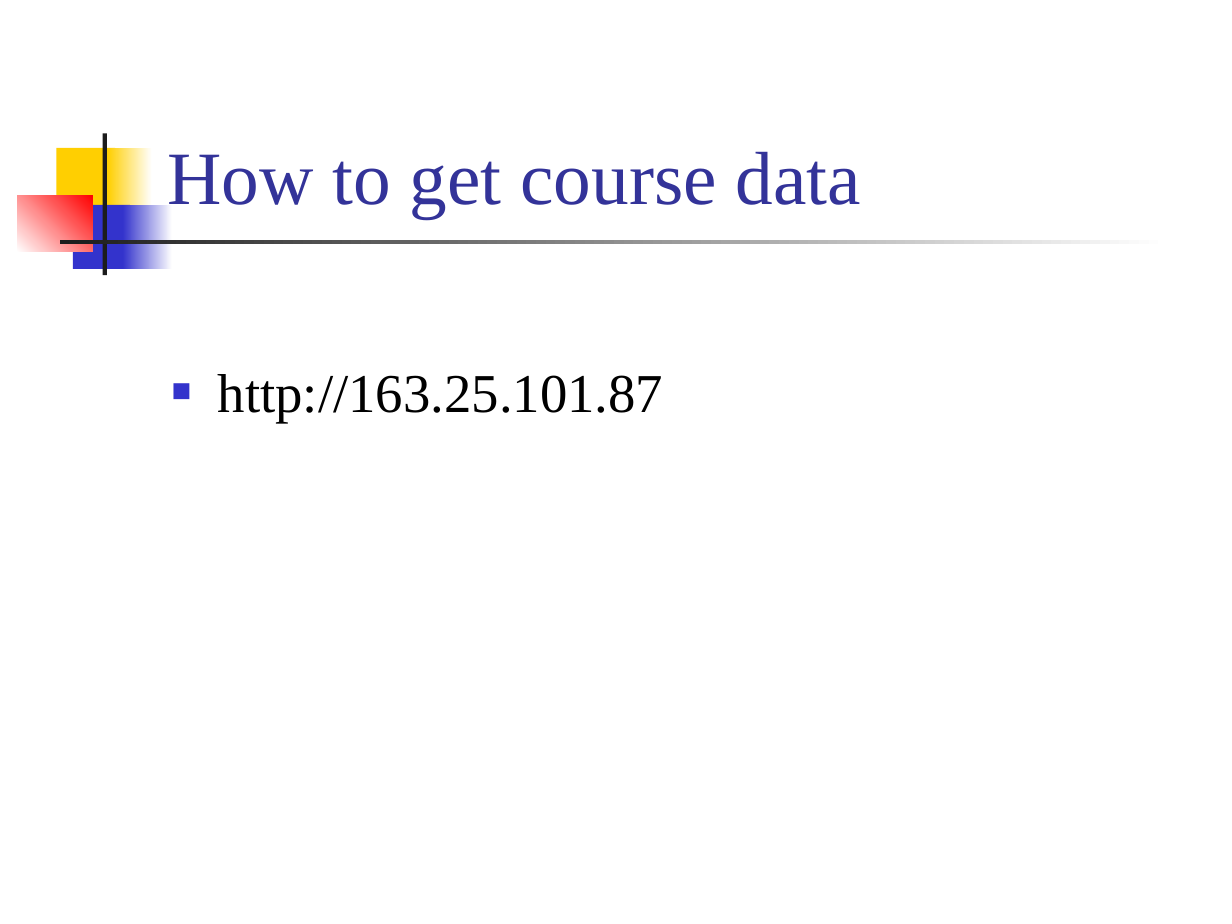
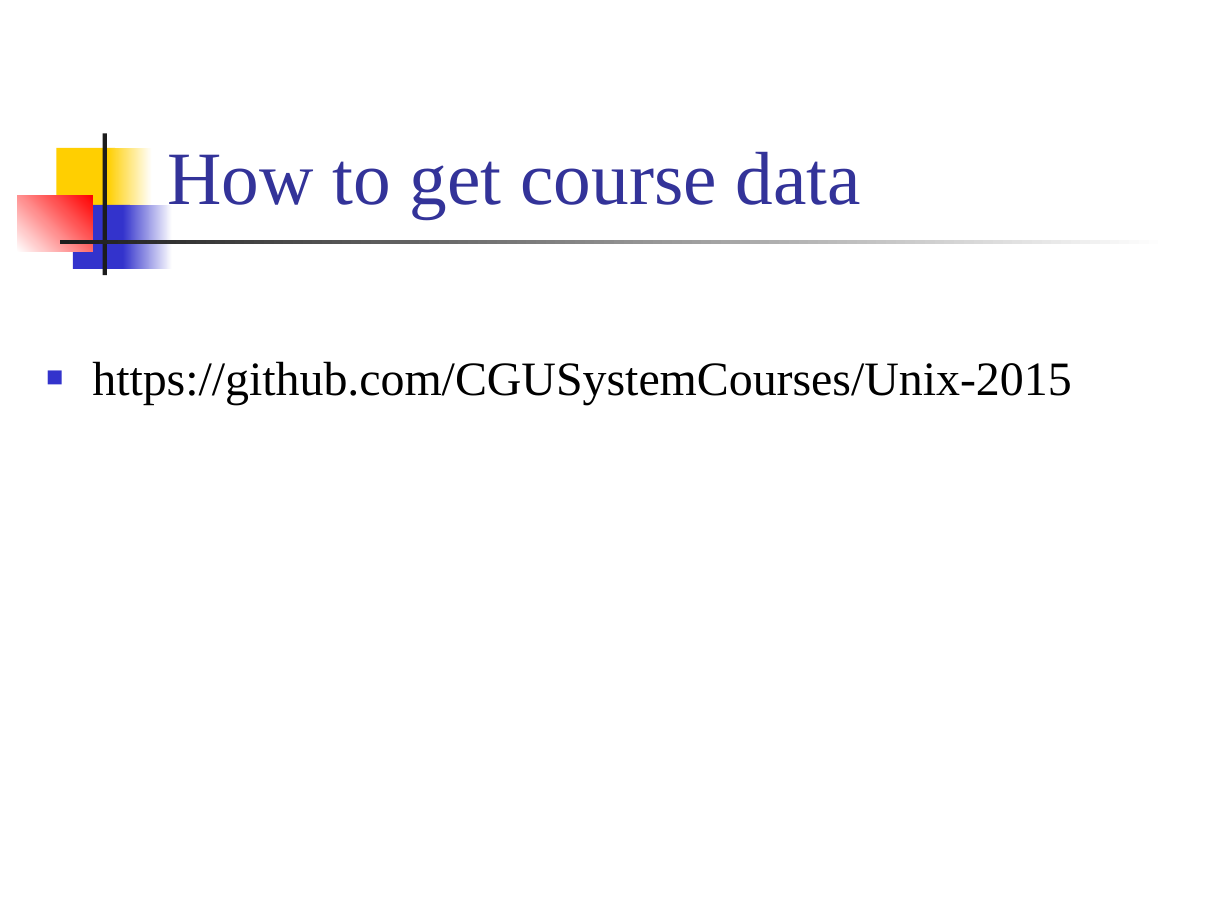
Before and after one commit to CGUSystemCourses/Unix-2015, a slide deck: slide 2 of Lectures/lec00-course_intro/lec00-unix_course_intro.ppt. Drawn at 1232x924 pixels with LibreOffice and Linux fonts; fonts in the diff are those of the drawing. Boxes give left, top, right and bottom in pixels: in the first picture for what was removed or moved away, otherwise in the second. Text is boxed around its words. In the diff, an @@ line names an element or a change of style, - is before the commit and + after.

Commit message:
create PDF slides for lec00-03

```diff
--- a/Lectures/lec00-course_intro/lec00-unix_course_intro.ppt
+++ b/Lectures/lec00-course_intro/lec00-unix_course_intro.ppt
@@ text at (92,361,1071,405): text changed; size 32 to 28 pt @@
-■ http://163.25.101.87
+■ https://github.com/CGUSystemCourses/Unix-2015
```
Also in this commit, not shown: 4 other files.
